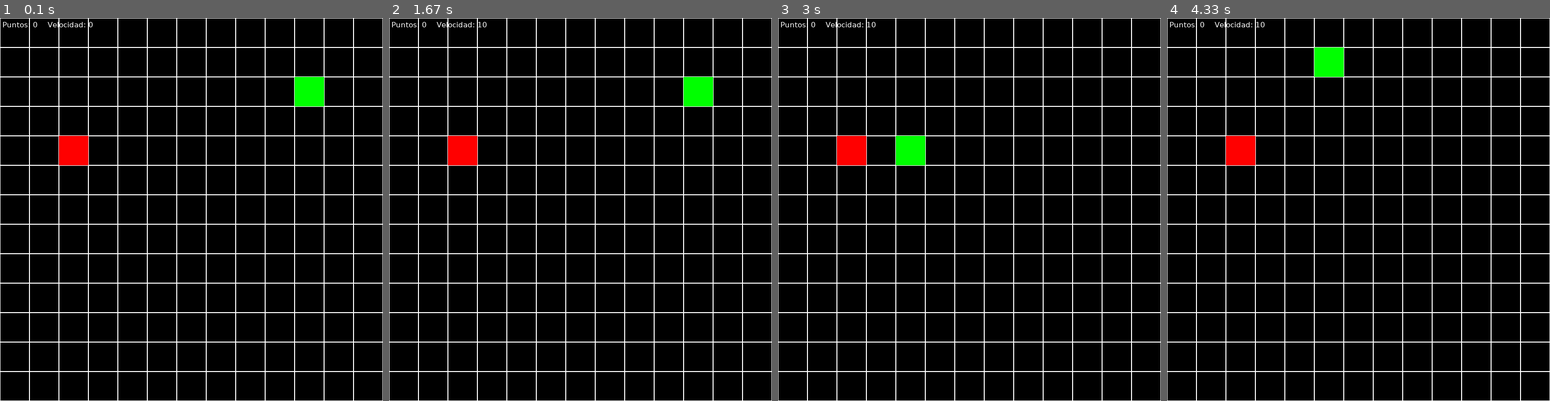
Above: before the commit, frames 1-4 (left to right).
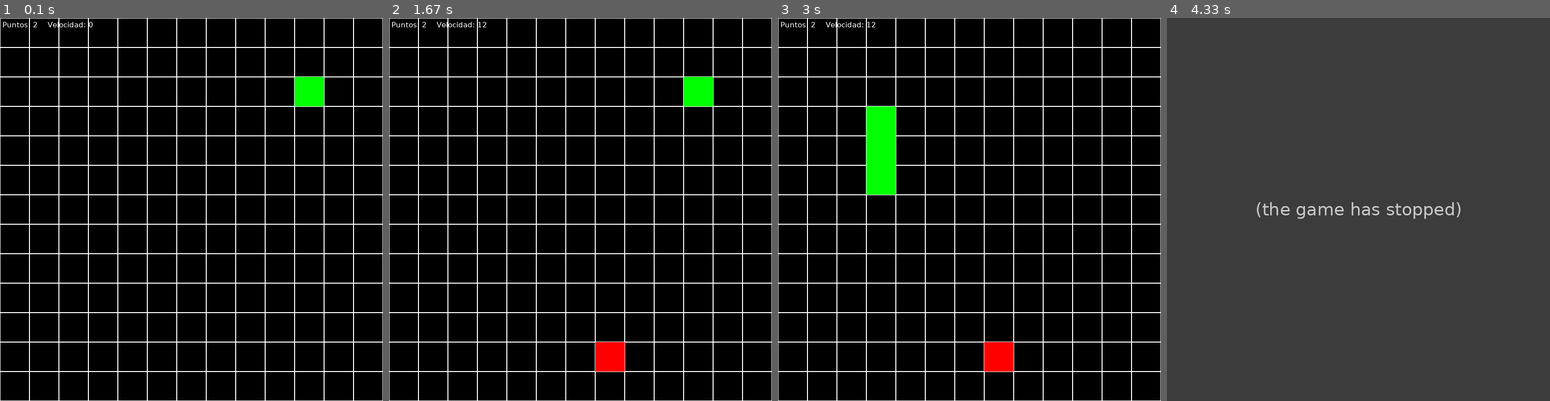
Above: after the commit, the same moments.

Repository: AlejandroFeriaGonzalez/snake-pygame
Game: pygame game, started from main.py
Two runs of this game, one before a commit and one after it. Both use one fixed random seed, a clock stepped at 60 frames per second and the inputs below.
Inputs:
- Up to frame 1 (0.1 s): no input
- Up to frame 2 (1.67 s): tap Enter at 0.33 s
- Up to frame 3 (3 s): hold Left 2.17-2.7 s; hold Down from 2.73 s (still down)
- Up to frame 4 (4.33 s): release Down at 3.03 s; hold Left 3.07-3.47 s; hold Up 3.5-3.87 s; hold Right from 3.9 s (still down)

The runs differ from the first frame. In frame 1, 0.6% of the frame differs, in the area x 8-24%, y 1-39%; in frame 2, 1.2%; in frame 3, 3.6%; in frame 4, 100%, in the area x 0-100%, y 0-100%.
After the commit the program exited at 3.33 s; later frames show no game.

Commit message:
serpiente inicia con longitud

Diff:
--- a/snake.py
+++ b/snake.py
@@ -20,6 +20,8 @@
         self.colisiono = False
         self.tiempo_espera_manzana = 0  # si es cero se genera nueva manzana
 
+        self.contador = 0
+
     def update(self) -> bool:
 
         if self.direccion == "arriba":
@@ -39,7 +41,10 @@
 
         #  mover culebra
         self.cuerpo.appendleft(Snake(self.posicion[0], self.posicion[1]))
-        if self.cabeza.posicion == manzana.manzana_posicion:
+
+        if self.cabeza.posicion == manzana.manzana_posicion or self.contador <= 1:
+            self.contador += 1
+            print(self.contador)
             while True:
                 manzana.manzana_posicion = [randrange(*RANGE), randrange(*RANGE)]
                 if manzana.manzana_posicion in [p.posicion for p in self.cuerpo]:
@@ -59,8 +64,8 @@
         for parte in self.cuerpo:
             screen.blit(parte.image, parte.rect)  # forma 2
             posiciones_partes.append(parte.posicion)
-        if self.cabeza.posicion in posiciones_partes[1:]:
-            exit()
+        # if self.cabeza.posicion in posiciones_partes[1:]:
+        #     exit()
 
         # dibuja manzana
         if self.tiempo_espera_manzana == 0:
